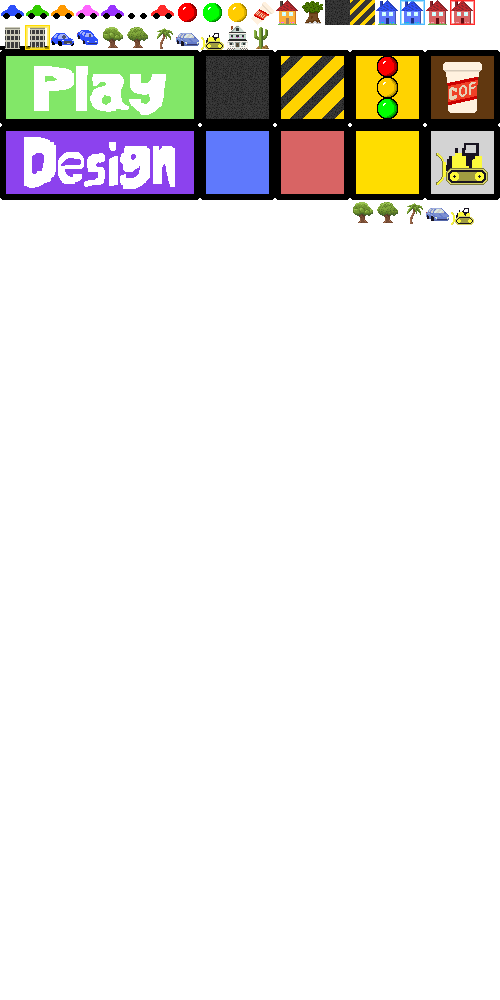
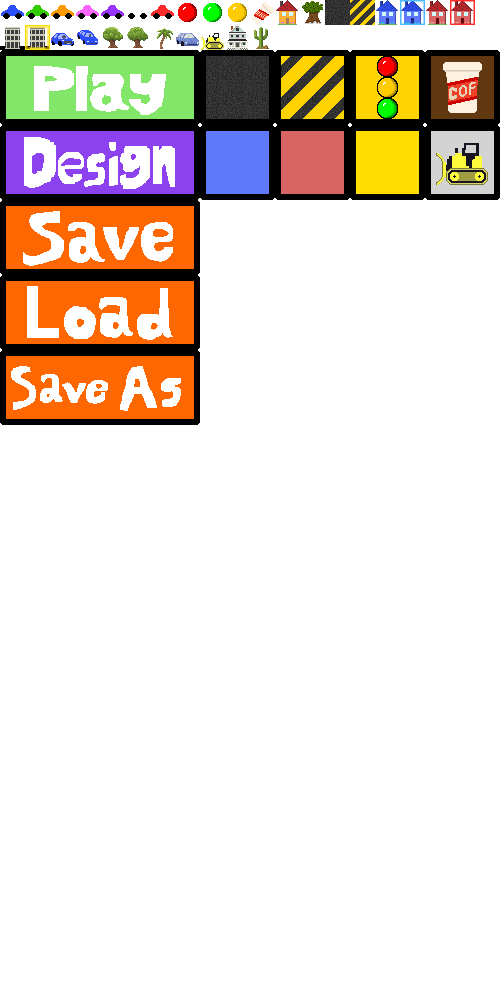
The second 500px x 1000px image is a revision of the first. Changes to its layers:
added layer "save as button" above "load button" over [0, 350, 200, 425]
added layer "load button" above "save button" over [0, 275, 200, 350]
added layer "save button" above "cactus" over [0, 200, 200, 275]
removed layer "adam's sprites" (1st of 2) over [353, 202, 474, 225]
